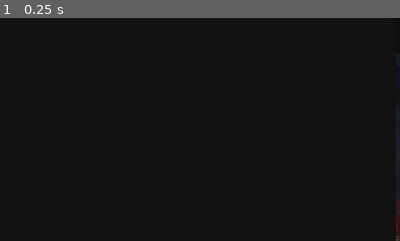
Above: before the commit, frame 1.
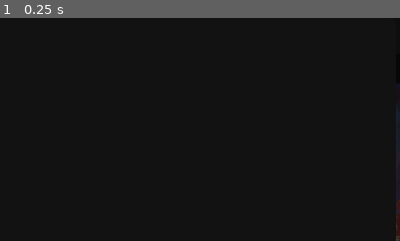
Above: after the commit, the same moment.

Repository: anthony-63/FluxV3
Game: Godot game, scene res://scenes/menu.tscn
Two runs of this game, one before a commit and one after it. Both use one fixed random seed, a clock stepped at 60 frames per second and the inputs below. This scene is started directly instead of the project's main scene.
Inputs:
- Up to frame 1 (0.25 s): no input
The pictures show only the part of the screen within x 50-100%, y 0-50%; the shares and areas given below are measured in that part.

The runs differ from the first frame. In frame 1, 0.1% of the frame differs, in the area x 99-100%, y 16-30%.

Commit message:
search feature

Diff:
--- a/scenes/menu.tscn
+++ b/scenes/menu.tscn
@@ -17,6 +17,35 @@
 [sub_resource type="Theme" id="Theme_rg211"]
 GridContainer/constants/h_separation = 12
 GridContainer/constants/v_separation = 8
+
+[sub_resource type="StyleBoxFlat" id="StyleBoxFlat_66esq"]
+bg_color = Color(0.0295066, 0.0295066, 0.0295065, 1)
+
+[sub_resource type="StyleBoxFlat" id="StyleBoxFlat_3jjwm"]
+content_margin_left = 8.0
+bg_color = Color(0.0768358, 0.0768358, 0.0768358, 1)
+border_width_left = 1
+border_width_top = 1
+border_width_right = 1
+border_width_bottom = 1
+border_color = Color(0.241156, 0.241156, 0.241156, 1)
+corner_radius_top_left = 8
+corner_radius_top_right = 8
+corner_radius_bottom_right = 8
+corner_radius_bottom_left = 8
+
+[sub_resource type="StyleBoxFlat" id="StyleBoxFlat_vegsv"]
+content_margin_left = 8.0
+bg_color = Color(0.0475576, 0.0475577, 0.0475576, 1)
+border_width_left = 1
+border_width_top = 1
+border_width_right = 1
+border_width_bottom = 1
+border_color = Color(0.241156, 0.241156, 0.241156, 1)
+corner_radius_top_left = 8
+corner_radius_top_right = 8
+corner_radius_bottom_right = 8
+corner_radius_bottom_left = 8
 
 [sub_resource type="StyleBoxFlat" id="StyleBoxFlat_mjhed"]
 bg_color = Color(0.0728427, 0.0728426, 0.0728426, 1)
@@ -57,15 +86,13 @@
 layout_mode = 1
 anchors_preset = 10
 anchor_right = 1.0
-offset_bottom = 79.0
+offset_bottom = 80.0
 grow_horizontal = 2
 theme_override_styles/panel = SubResource("StyleBoxFlat_jqxjy")
 
 [node name="Logo" type="TextureRect" parent="TopPanel"]
 layout_mode = 1
-offset_left = 1.0
-offset_top = 1.0
-offset_right = 89.0
+offset_right = 88.0
 offset_bottom = 80.0
 texture = ExtResource("2_vl1kh")
 expand_mode = 1
@@ -145,7 +172,7 @@
 anchor_top = 1.0
 anchor_right = 1.0
 anchor_bottom = 1.0
-offset_top = -51.0
+offset_top = -52.0
 grow_horizontal = 2
 grow_vertical = 0
 theme_override_styles/panel = SubResource("StyleBoxFlat_patc4")
@@ -163,7 +190,9 @@
 anchor_right = 1.0
 anchor_bottom = 1.0
 offset_left = 1.0
+offset_top = 1.0
 offset_right = 1.0
+offset_bottom = 1.0
 grow_horizontal = 2
 grow_vertical = 2
 texture = ExtResource("4_3oxqr")
@@ -176,7 +205,7 @@
 anchor_right = 1.0
 anchor_bottom = 1.0
 offset_left = 16.0
-offset_top = 96.0
+offset_top = 142.0
 offset_right = -16.0
 offset_bottom = -60.0
 grow_horizontal = 2
@@ -191,6 +220,26 @@
 
 [node name="Music" type="AudioStreamPlayer" parent="Viewports/Maplist"]
 bus = &"Music"
+
+[node name="Filters" type="Panel" parent="Viewports/Maplist"]
+layout_mode = 1
+anchors_preset = 10
+anchor_right = 1.0
+offset_top = 80.0
+offset_bottom = 139.0
+grow_horizontal = 2
+theme_override_styles/panel = SubResource("StyleBoxFlat_66esq")
+
+[node name="Search" type="LineEdit" parent="Viewports/Maplist/Filters"]
+layout_mode = 0
+offset_left = 24.0
+offset_top = 14.0
+offset_right = 555.0
+offset_bottom = 45.0
+theme_override_styles/normal = SubResource("StyleBoxFlat_3jjwm")
+theme_override_styles/focus = SubResource("StyleBoxFlat_vegsv")
+theme_override_styles/read_only = SubResource("StyleBoxFlat_3jjwm")
+placeholder_text = "Search"
 
 [node name="SettingsMenu" type="SettingsMenu" parent="Viewports"]
 visible = false
Not shown: 1 places in scenes/menu.tscn that only renumber resources
Not shown, changed: rust/src/menu/maplist/container.rs
Not shown, changed: rust/src/menu/maplist/map_button.rs
